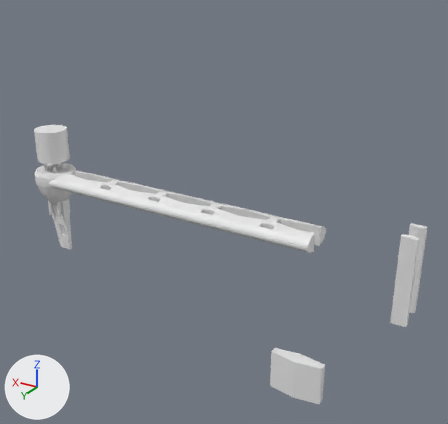
An edit to the Blender file arm.blend, drawn before and after from the same camera.
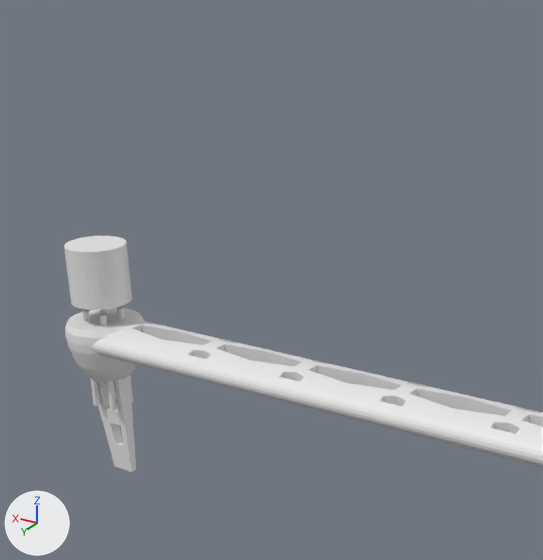
There are two pictures of each version: one whole from a 50 mm camera at (-31.5, 35.6, 24.7) aimed at (-8.2, -3.3, 5.2), one close up on the part from 0% to 64% of the width and 0% to 70% of the height. The axes (+X, +Y, +Z) are drawn at lower left. The lights are the same throughout.

In view in the first close-up: 'Arm Cylinder', 'Motor Holder and Leg', 'm3 Screw.001'.
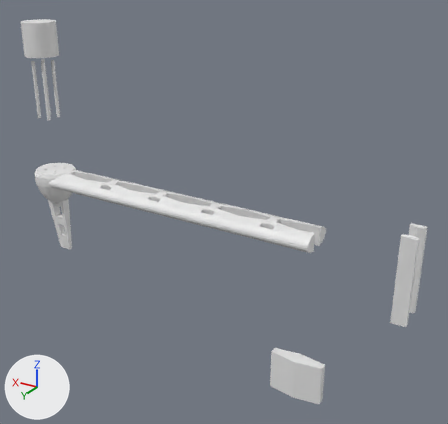
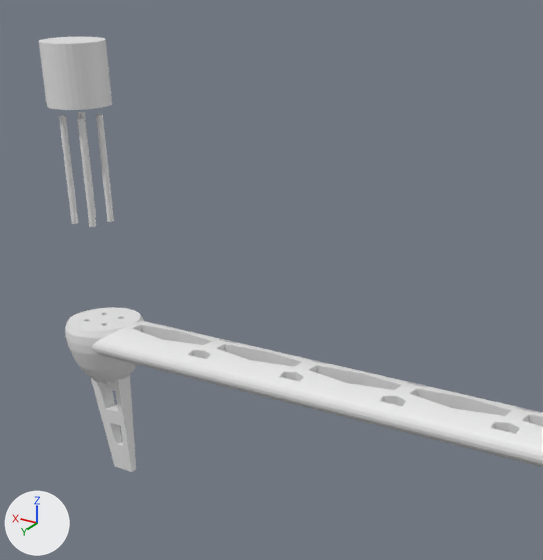
Commit message: Screw holes!

Pixel boxes (x1, y1, x2, y2) of what changed, in the close-ups (543 x 560 px):
'm3 Screw.001', moved
    before: (64, 236, 133, 411)
    after: (39, 37, 114, 227)

What changed in the scene script:
```text
Change me_cylinder_007:
    where me_cylinder_007.from_pydata(...)  # 325 vertices, 170 faces, 10 loose edges; spans x -16.3..36.2, y -15.8..36.7, z -4.5..-1.2
    used by ob_m3_screw_001; location = (9.59, -2.74, 12.68); rotation_euler = (0.0, 0.0, 1.571), in degrees (0, 0, 90); scale = (0.0537, 0.0537, 2.44)
    me_cylinder_007 part 1: the whole mesh is moved by (-9.9, -10.5, 1.9)
Change ob_m3_screw_001:
    ob_m3_screw_001.location: (9.59, -2.74, 12.68) -> (9.03, -2.21, 17.25)
```
